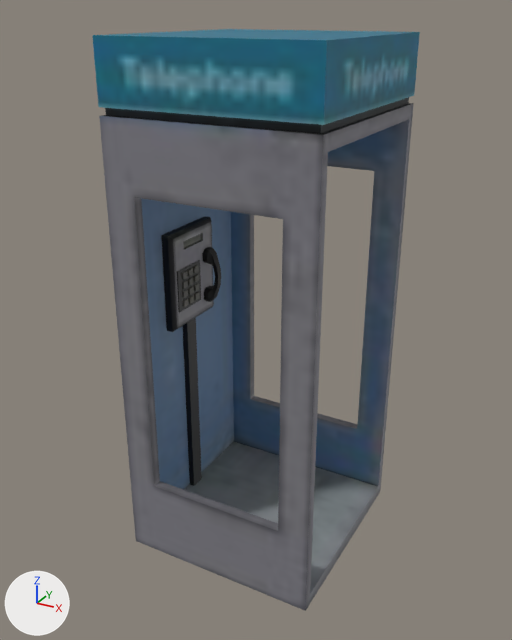
The glTF model assets/models/props/phone_booth.glb, before and after one commit.
Before and after are seen from a camera (50 mm lens) standing at (-14.65, 2.04, 2.72) and looking at (-16.25, 4.95, 1.26). Every picture has the same lights, and +X, +Y and +Z are marked at lower left. The first picture is the older version. Where no turn or scale is listed for an object, it has been applied to the vertices.

Objects in the first picture: 'phone_booth'.
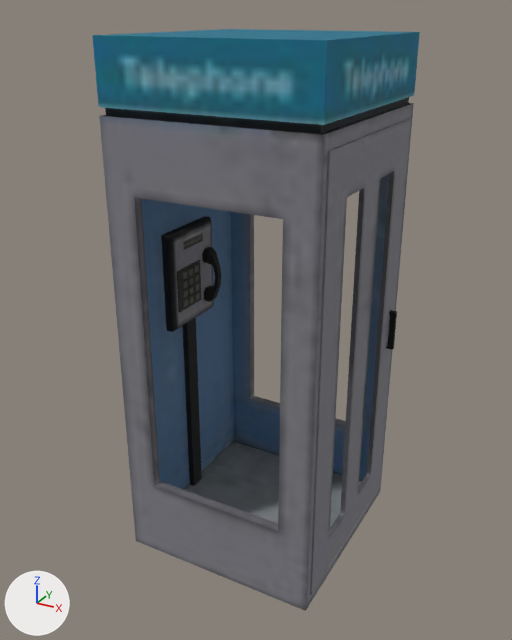
The newer file is also turned or shifted as a whole; pictures and numbers use the older file's frame.

Diff of the bpy script that builds the scene:
```diff
--- a/assets/models/props/phone_booth.glb.py
+++ b/assets/models/props/phone_booth.glb.py
@@ mat_citymix_atlas @@
+mat_citymix_atlas = principled_material('citymix_atlas')
+mat_citymix_atlas.texture = img_citymix_1_albedotransparency
+mat_citymix_atlas.roughness = 0.85
@@ me_mesh_069 @@
+me_mesh_069.from_pydata(...)  # 68 vertices, 136 faces; spans x -15.72..-15.66, y 0.91..1.89, z 0.07..2.23
+me_mesh_069.materials.append(mat_citymix_atlas)  # picture img_citymix_1_albedotransparency
@@ ob_door @@
+ob_door = bpy.data.objects.new('Door', me_mesh_069)
+ob_door.location = (0.0, 3.603, 0.0)
```

Where the change shows, as pixel boxes [x1, y1, x2, y2] in the pictures (512 x 640 px):
'Door', added: after [310, 118, 411, 595]
